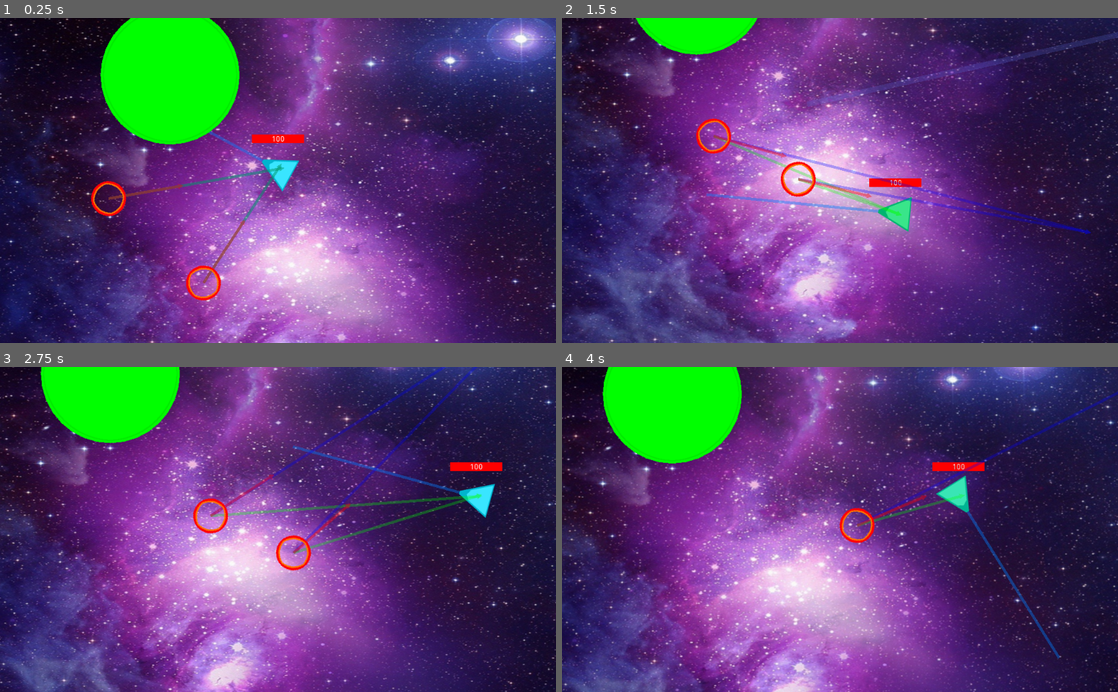
Above: before the commit, frames 1-4 (two rows, left to right).
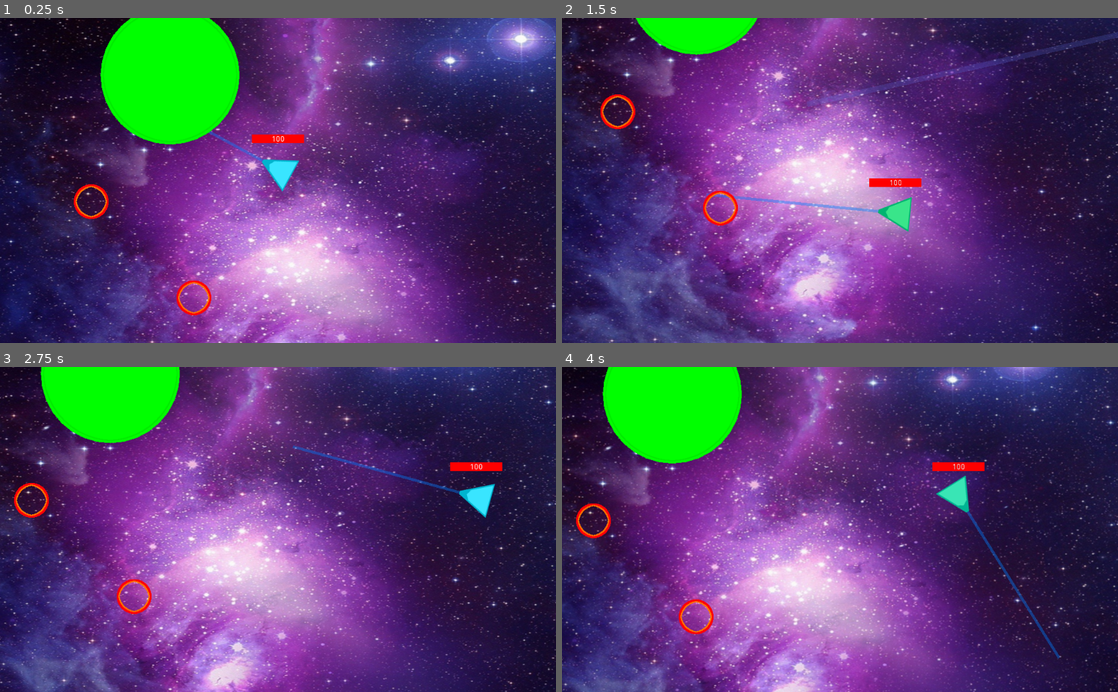
Above: after the commit, the same moments.

Repository: concernedsyndicate/AI
Game: Godot game, scene res://MainScene.tscn
Same seed, same stepped clock (60 frames per second), same inputs: the game is played once before the commit and once after it.
Inputs (mouse positions are in pixels of both pictures, inside the frame that each line leads up to):
- Up to frame 1 (0.25 s): no input
- Up to frame 2 (1.5 s): move the mouse to (962, 164) at 0.52 s; hold Right (right) 0.53-1.28 s; click (962, 164) at 0.67 s; move the mouse to (728, 196) at 1.27 s; hold S (down) from 1.28 s (still down)
- Up to frame 3 (2.75 s): move the mouse to (333, 458) at 2.02 s; release S (down) at 2.03 s; hold Right (right) from 2.03 s (still down)
- Up to frame 4 (4 s): move the mouse to (812, 594) at 2.77 s; release Right (right) at 2.78 s; hold Up (up) 2.78-3.53 s; click (812, 594) at 2.92 s; move the mouse to (1006, 578) at 3.52 s; hold Left (left) from 3.53 s (still down)

The runs differ from the first frame. In frame 1, 1.3% of the frame differs, in the area x 13-52%, y 44-92%; in frame 2, 2.4%; in frame 3, 2.5%, in the area x 2-87%, y 0-77%; in frame 4, 1.3%.
Error after the commit: Parse Error: Expected end of statement after expression, got Identifier instead. (res://Scripts/Monster.gd:91)

Commit message:
mess in monster
obstacle avoidance voip

Diff:
--- a/Scripts/Monster.gd
+++ b/Scripts/Monster.gd
@@ -75,6 +75,55 @@
 	#now seek to the predicted future position of the evader
 	return seek(target_position + target.velocity * look_ahead_time)
 
+func obstacle_avoidance(obstacles): #przy wywolaniu getTree.getNodesingroup(obstacles)
+
+	#the detection box length is proportional to the agent's velocity
+	m_dDBoxLength = Prm.MinDetectionBoxLength + (speed/max_speed) * Prm.MinDetectionBoxLength
+
+
+	#tag all obstacles within range of the box for processing
+#	m_pVehicle->World()->TagObstaclesWithinViewRange(m_pVehicle, m_dDBoxLength)
+
+	#this will keep track of the closest intersecting obstacle (CIB)
+	var closest_intersecting_obstacle
+
+	#this will be used to track the distance to the CIB
+	double DistToClosestIP = MaxDouble
+	#this will record the transformed local coordinates of the CIB
+	Vector2D LocalPosOfClosestObstacle
+	std::vector<BaseGameEntity*>::const_iterator curOb = obstacles.begin()
+	for obstacle in get_tree().get_nodes_in_group("obstacles"):
+		#if the obstacle has been tagged within range proceed
+		if (obstacle.global_position - global_position).length_squared() < RANGE:
+			#calculate this obstacle's position in local space
+			var LocalPos = Vector2(PointToLocalSpace(obstacle.position, m_pVehicle->Heading(), m_pVehicle->Side(), m_pVehicle->Pos()))
+			#if the local position has a negative x value then it must lay behind the agent. (in which case it can be ignored)
+			if (LocalPos.x >= 0):
+				#if the distance from the x axis to the object's position is less than its radius + half the width of the detection box then there
+				#is a potential intersection.
+				var ExpandedRadius = obstacle.radius + m_pVehicle->BRadius()
+				if (fabs(LocalPos.y) < ExpandedRadius):
+					#now to do a line/circle intersection test. The center of the
+					#circle is represented by (cX, cY). The intersection points are
+					#given by the formula x = cX +/-sqrt(r^2-cY^2) for y=0.
+					#We only need to look at the smallest positive value of x because
+					#that will be the closest point of intersection.
+					double cX = LocalPos.x
+					double cY = LocalPos.y
+					#we only need to calculate the sqrt part of the above equation once
+					double SqrtPart = sqrt(ExpandedRadius*ExpandedRadius - cY*cY)
+
+					double ip = A - SqrtPart
+					if (ip <= 0):
+						ip = A + SqrtPart
+					#test to see if this is the closest so far. If it is, keep a
+					#record of the obstacle and its local coordinates
+					if (ip < DistToClosestIP):
+						DistToClosestIP = ip
+						ClosestIntersectingObstacle = *curOb
+						LocalPosOfClosestObstacle = LocalPos
+		++curOb
+
 func _draw():
 	draw_set_transform(Vector2(), -rotation, Vector2(1, 1))
 	draw_vector(Vector2(0,0), to_target_heading, Color(0, 0, 1, 0.3), 5)  # blue
